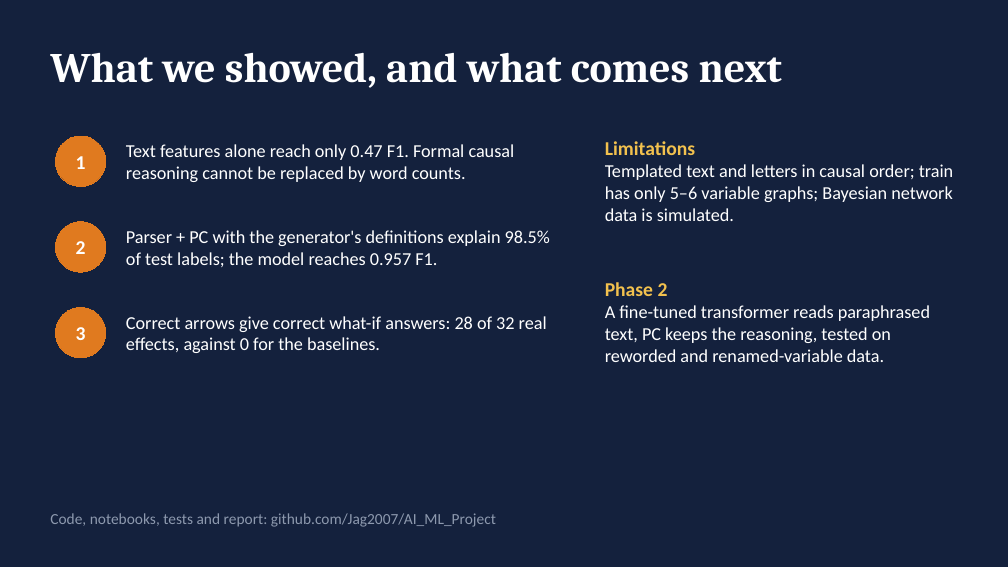
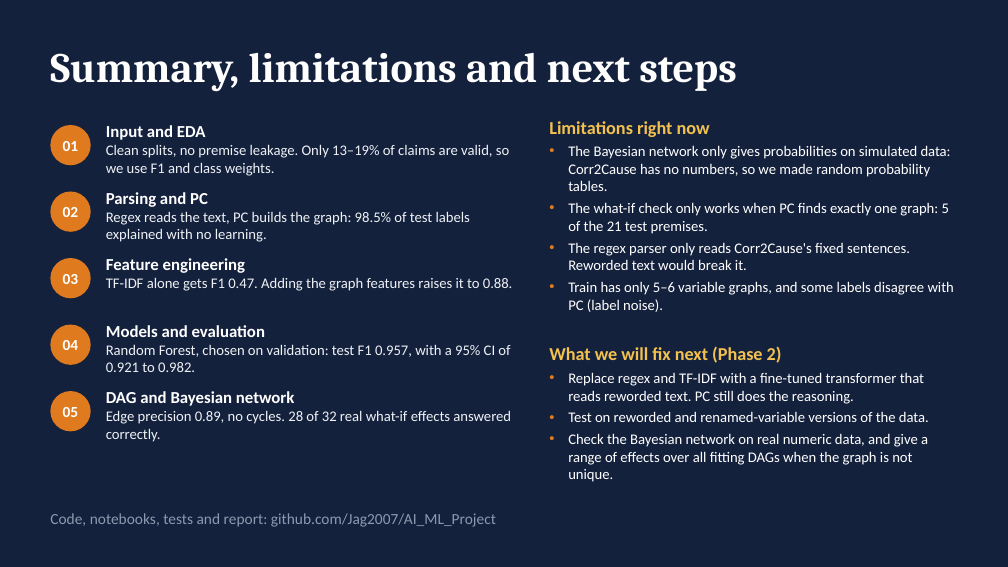
Before and after one commit to Jag2007/AI_ML_Project, a slide deck: slide 14 of report/phase1_presentation.pptx. Drawn at 1008x567 pixels with LibreOffice and Linux fonts; fonts in the diff are those of the drawing. Boxes give left, top, right and bottom in pixels: in the first picture for what was removed or moved away, otherwise in the second. Text is boxed around its words. In the diff, an @@ line names an element or a change of style, - is before the commit and + after.

Commit message:
make conclusion slide clearer with one point per notebook and limitations

```diff
--- a/report/phase1_presentation.pptx
+++ b/report/phase1_presentation.pptx
@@ title at (50, 53, 737, 92): text changed @@
-What we showed, and what comes next
+Summary, limitations and next steps
@@ ellipse added at (50, 125, 91, 165), fill #E07A1F, 11 pt, text #FFFFFF, bold @@
+01
@@ ellipse removed at (55, 136, 106, 186) @@
-1
@@ text added at (106, 125, 509, 176), 10.5 pt, text #EEF1F5 @@
+Input and EDA
+Clean splits, no premise leakage. Only 13–19% of claims are valid, so we use F1 and class weights.
@@ text removed at (126, 144, 515, 182) @@
-Text features alone reach only 0.47 F1. Formal causal reasoning cannot be replaced by word counts.
@@ text added at (549, 121, 954, 312), 10.5 pt, text #FFFFFF @@
+Limitations right now
+• The Bayesian network only gives probabilities on simulated data: Corr2Cause has no numbers, so we made random probability tables.
+• The what-if check only works when PC finds exactly one graph: 5 of the 21 test premises.
+• The regex parser only reads Corr2Cause's fixed sentences. Reworded text would break it.
+• Train has only 5–6 variable graphs, and some labels disagree with PC (label noise).
@@ text removed at (605, 141, 953, 221) @@
-Limitations
-Templated text and letters in causal order; train has only 5–6 variable graphs; Bayesian network data is simulated.
@@ ellipse added at (50, 192, 91, 232), fill #E07A1F, 11 pt, text #FFFFFF, bold @@
+02
@@ text at (106, 192, 470, 242): text changed; size 13 to 10.5 pt; text colour #FFFFFF to #EEF1F5 @@
-Parser + PC with the generator's definitions explain 98.5% of test labels; the model reaches 0.957 F1.
+Parsing and PC
+Regex reads the text, PC builds the graph: 98.5% of test labels explained with no learning.
@@ text "Parsing and PC" at (106, 192, 470, 242): vertical alignment middle to top @@
@@ ellipse removed at (55, 222, 106, 272) @@
-2
@@ ellipse added at (50, 258, 91, 298), fill #E07A1F, 11 pt, text #FFFFFF, bold @@
+03
@@ text added at (106, 258, 513, 291), 10.5 pt, text #EEF1F5 @@
+Feature engineering
+TF-IDF alone gets F1 0.47. Adding the graph features raises it to 0.88.
@@ ellipse added at (50, 325, 91, 365), fill #E07A1F, 11 pt, text #FFFFFF, bold @@
+04
@@ ellipse removed at (55, 307, 106, 358) @@
-3
@@ text added at (106, 325, 510, 372), 10.5 pt, text #EEF1F5 @@
+Models and evaluation
+Random Forest, chosen on validation: test F1 0.957, with a 95% CI of 0.921 to 0.982.
@@ text removed at (126, 316, 547, 353) @@
-Correct arrows give correct what-if answers: 28 of 32 real effects, against 0 for the baselines.
@@ text at (549, 346, 929, 482): text changed; size 13 to 10.5 pt @@
-Phase 2
-A fine-tuned transformer reads paraphrased text, PC keeps the reasoning, tested on reworded and renamed-variable data.
+What we will fix next (Phase 2)
+• Replace regex and TF-IDF with a fine-tuned transformer that reads reworded text. PC still does the reasoning.
+• Test on reworded and renamed-variable versions of the data.
+• Check the Bayesian network on real numeric data, and give a range of effects over all fitting DAGs when the graph is not unique.
@@ ellipse added at (50, 391, 91, 431), fill #E07A1F, 11 pt, text #FFFFFF, bold @@
+05
@@ text added at (106, 391, 511, 442), 10.5 pt, text #EEF1F5 @@
+DAG and Bayesian network
+Edge precision 0.89, no cycles. 28 of 32 real what-if effects answered correctly.
```
